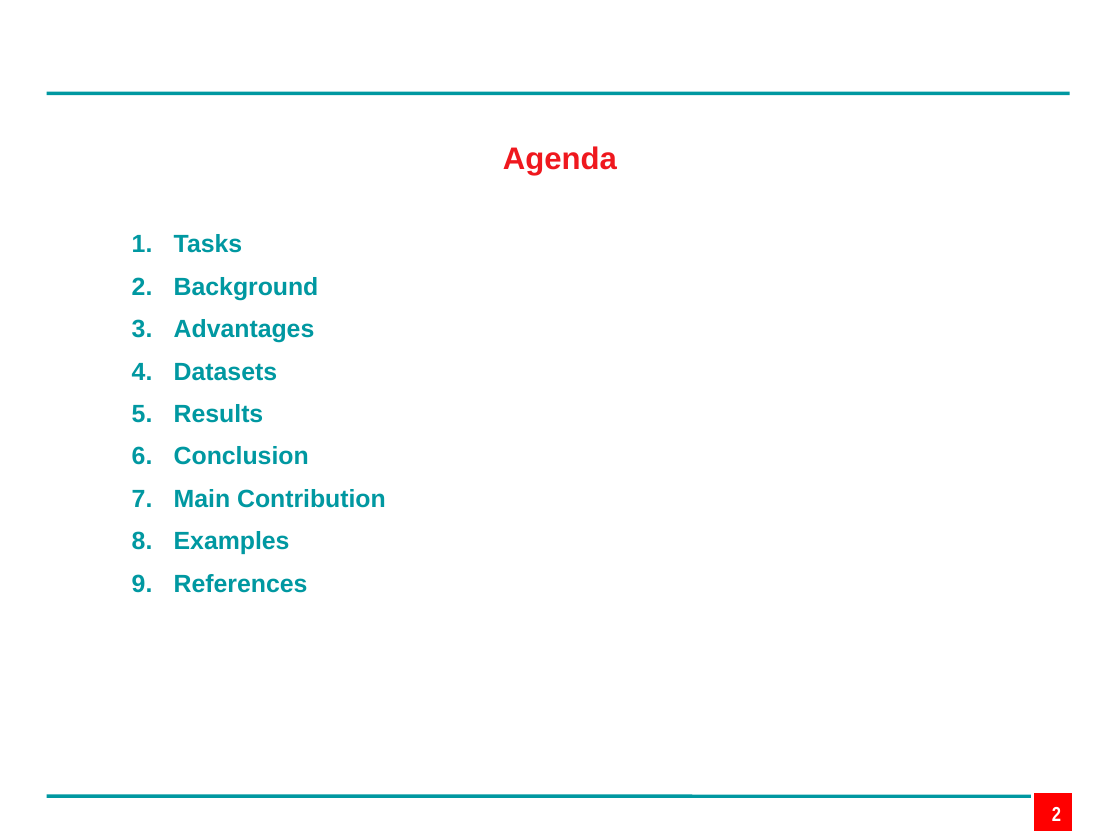
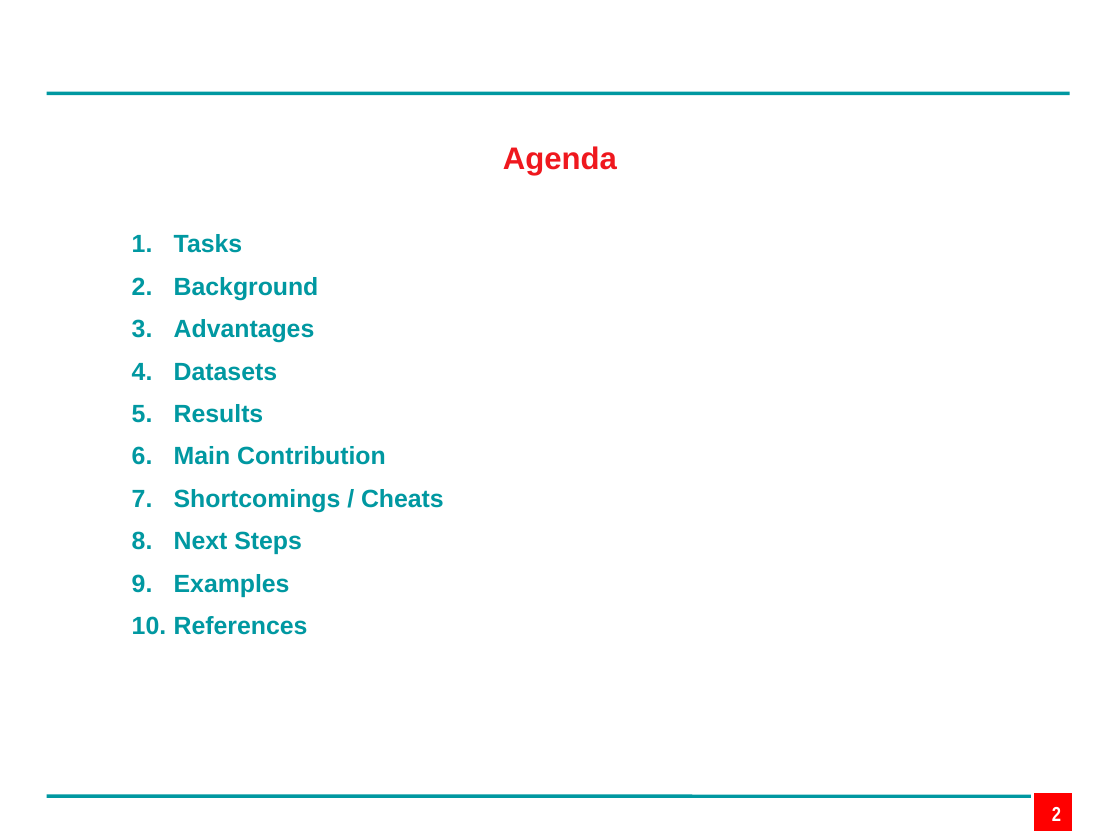
Before and after one commit to edpape007/NLP, a slide deck: slide 2 of Presentation_Subword.pptx. Drawn at 1120x840 pixels with LibreOffice and Linux fonts; fonts in the diff are those of the drawing; background and template pictures are left out. Boxes give left, top, right and bottom in pixels: in the first picture for what was removed or moved away, otherwise in the second. Text is boxed around its words. In the diff, an @@ line names an element or a change of style, - is before the commit and + after.

```diff
--- a/Presentation_Subword.pptx
+++ b/Presentation_Subword.pptx
@@ text at [174,446,309,465]: paragraph removed @@
-6. Conclusion
@@ text at [174,489,444,554]: paragraphs added @@
+7. Shortcomings / Cheats
+8. Next Steps
```
Also in this commit, not shown: 3 other slides changed.
